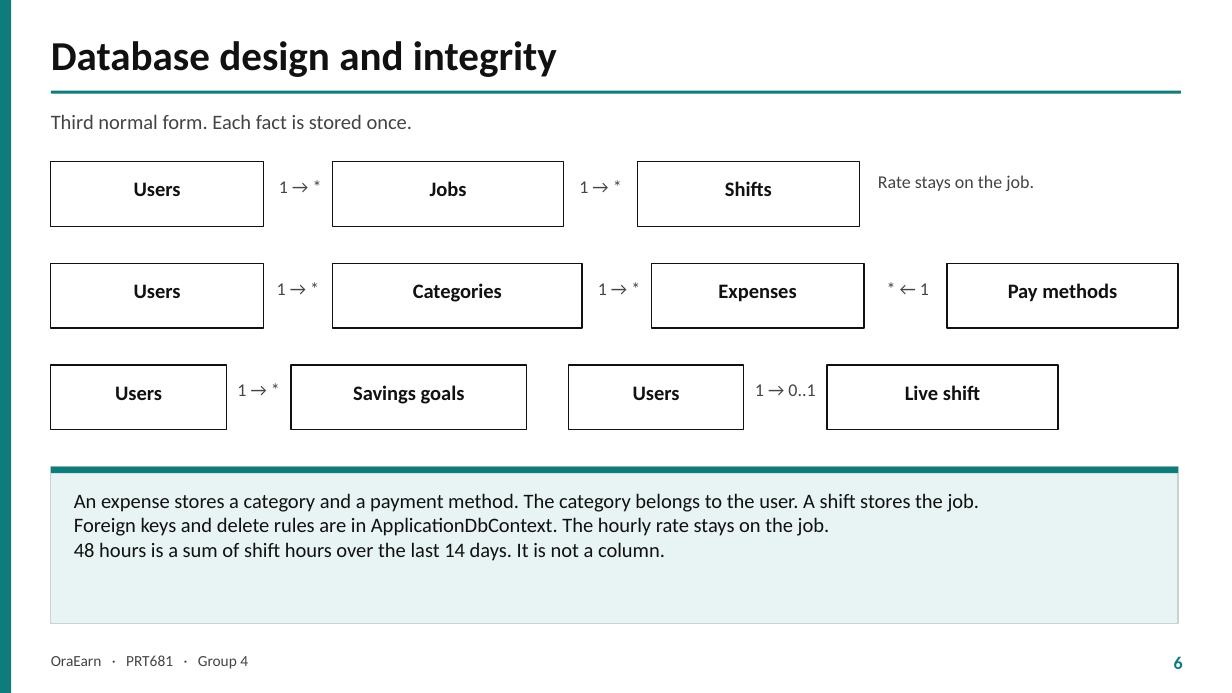
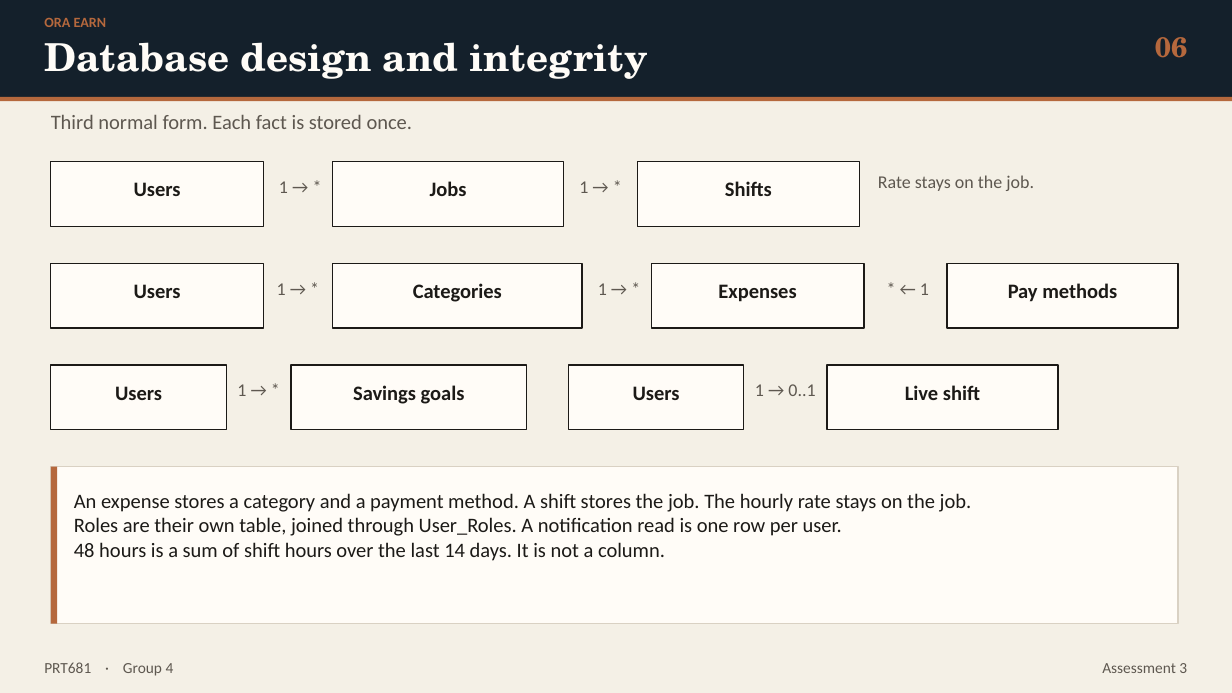
Before and after one commit to itsmekrishnaaaaaa/PRT_681_SYDNEY_GROUP-4, a slide deck: slide 6 of oraEarn-WebApp/docs/presentation/OraEarn-Assessment3-Presentation.pptx. Drawn at 1232x693 pixels with LibreOffice and Linux fonts; fonts in the diff are those of the drawing. Boxes give left, top, right and bottom in pixels: in the first picture for what was removed or moved away, otherwise in the second. Text is boxed around its words. In the diff, an @@ line names an element or a change of style, - is before the commit and + after.

```diff
--- a/oraEarn-WebApp/docs/presentation/OraEarn-Assessment3-Presentation.pptx
+++ b/oraEarn-WebApp/docs/presentation/OraEarn-Assessment3-Presentation.pptx
@@ rectangle at (0,0,1232,693): fill #FFFFFF to #F4F0E6 @@
@@ rectangle removed at (0,0,11,693) @@
@@ rectangle added at (0,0,1232,97), fill #14202B @@
@@ text added at (44,18,107,27), 11 pt, text #B5683D, bold @@
+ORA EARN
@@ text "Database design and integrity": place and size @@
-text "Database design and integrity" at (51,41,557,77)
+text "Database design and integrity" at (44,42,648,79)
@@ text "Database design and integrity" at (44,42,648,79): size 32 to 30 pt, font Calibri to TeX Gyre Schola, text colour #111111 to #FFFCF7 @@
@@ text added at (1155,37,1187,58), 22 pt, text #B5683D, bold @@
+06
@@ rectangle: place and size @@
-rectangle at (51,91,1181,94)
+rectangle at (0,97,1232,101)
@@ rectangle at (0,97,1232,101): fill #0E7C7B to #B5683D @@
@@ fill #FFFFFF to #FFFCF7; outline #111111 1 pt to #1C1A17 1 pt in 10 elements at (291,365,527,430), (333,162,564,226), (638,162,860,226), (333,263,582,328), (652,263,864,328), (947,263,1178,328), (51,365,226,430), (827,365,1058,430), (51,162,263,226), (51,263,263,328) @@
@@ rectangle: place and size @@
-rectangle at (568,365,744,430)
+rectangle at (291,365,527,430)
@@ rectangle removed at (291,365,527,430) @@
@@ rectangle added at (568,365,744,430), fill #FFFCF7, outline #1C1A17 1 pt @@
@@ text colour #444444 to #5E5850 in 9 elements at (51,115,413,129), (279,181,288,193), (579,181,588,193), (878,175,1034,191), (277,283,286,295), (598,283,607,295), (920,283,929,295), (237,384,246,396), (755,384,815,396) @@
@@ text colour #111111 to #1C1A17 in 11 elements at (134,182,181,196), (430,181,467,196), (725,181,772,196), (134,284,181,298), (413,283,502,302), (718,284,796,302), (1008,283,1117,302), (115,386,162,400), (353,385,465,404), (633,386,680,400), (905,385,980,400) @@
@@ rectangle at (51,467,1178,624): fill #E7F4F3 to #FFFCF7; outline #C5D5D4 1 pt to #D9D1C3 1 pt @@
@@ rectangle removed at (51,467,1178,473) @@
@@ rectangle added at (51,467,57,624), fill #B5683D @@
@@ text at (74,493,972,536): text changed; text colour #111111 to #1C1A17 @@
-An expense stores a category and a payment method. The category belongs to the user. A shift stores the job.
-Foreign keys and delete rules are in ApplicationDbContext. The hourly rate stays on the job.
+An expense stores a category and a payment method. A shift stores the job. The hourly rate stays on the job.
+Roles are their own table, joined through User_Roles. A notification read is one row per user.
@@ text at (74,542,665,561): text colour #111111 to #1C1A17 in "48 hours is a sum of shift ..." @@
@@ text removed at (1174,656,1183,669) @@
-6
@@ text at (44,662,174,676): text changed; text colour #444444 to #5E5850 @@
-OraEarn · PRT681 · Group 4
+PRT681 · Group 4
@@ text added at (1102,663,1187,673), 12 pt, text #5E5850 @@
+Assessment 3
```
Also in this commit, not shown: 10 other slides changed, 5 slides added, 4 slides removed, 20 other files.
